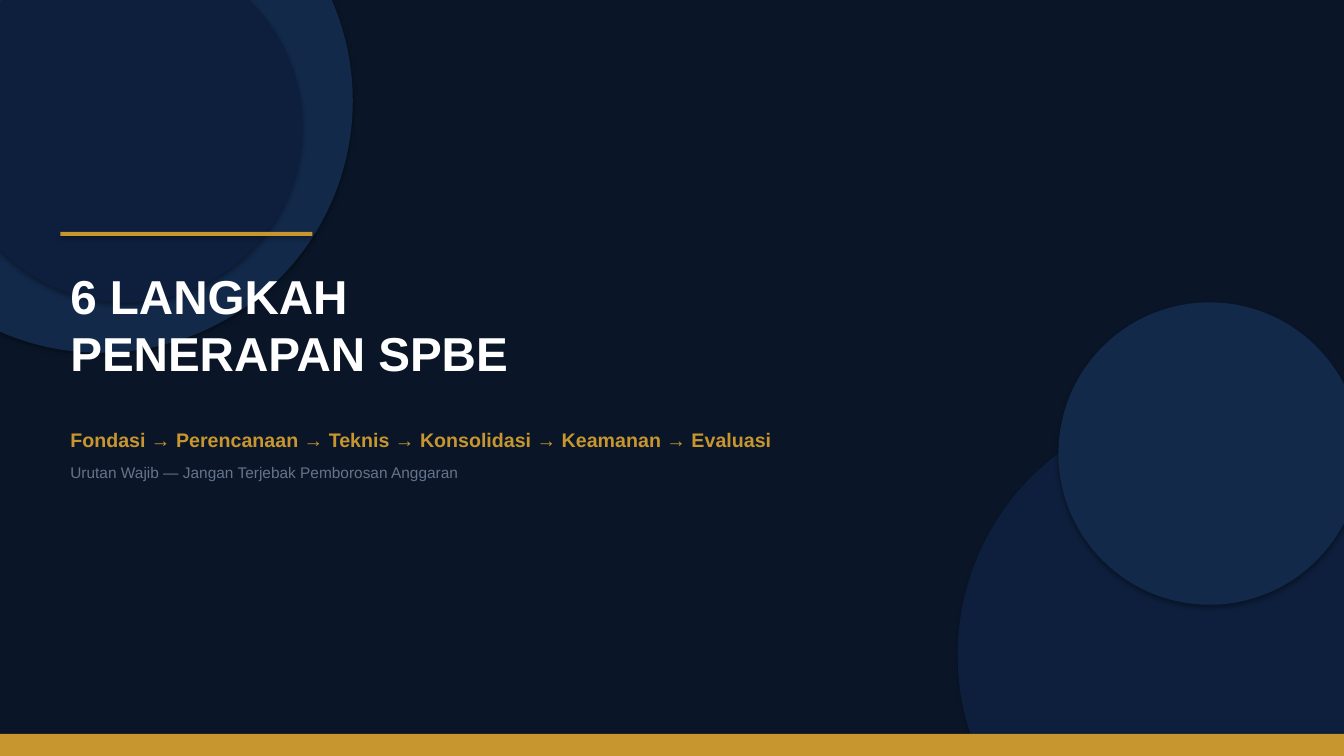
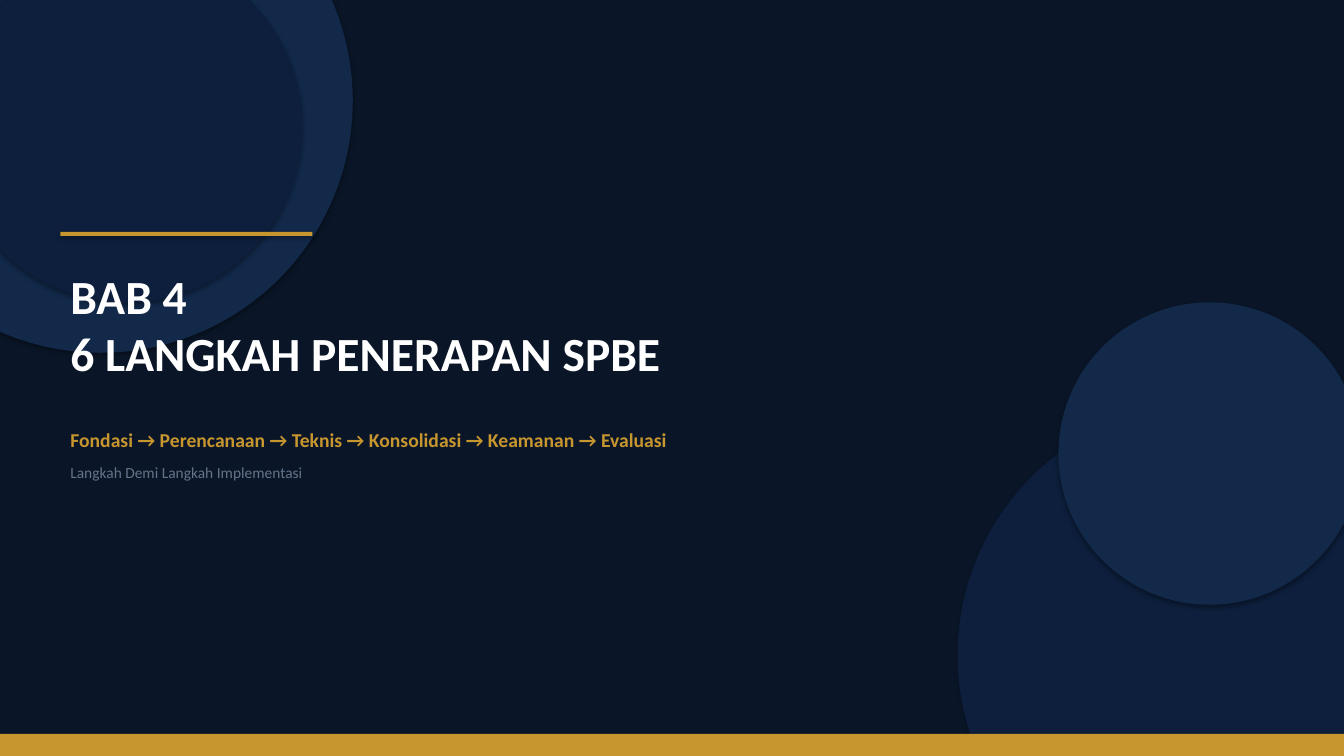
Before and after one commit to rahadiana/coba_ppt, a slide deck: slide 10 of SPBE_Transformasi_Birokrasi.pptx. Drawn at 1344x756 pixels with LibreOffice and Linux fonts; fonts in the diff are those of the drawing. Boxes give left, top, right and bottom in pixels: in the first picture for what was removed or moved away, otherwise in the second. Text is boxed around its words. In the diff, an @@ line names an element or a change of style, - is before the commit and + after.

Commit message:
fix: update agent.md & buat_ppt_generik.py — referensi semua file src/ + perbaiki PPT SPBE

```diff
--- a/SPBE_Transformasi_Birokrasi.pptx
+++ b/SPBE_Transformasi_Birokrasi.pptx
@@ text at (70, 283, 661, 372): text changed; font Arial to Calibri @@
-6 LANGKAH
-PENERAPAN SPBE
+BAB 4
+6 LANGKAH PENERAPAN SPBE
@@ text "Fondasi → Perencanaan → Teknis ..." at (70, 433, 666, 447): font Arial to Calibri @@
@@ text at (70, 467, 302, 481): text changed; font Arial to Calibri @@
-Urutan Wajib — Jangan Terjebak Pemborosan Anggaran
+Langkah Demi Langkah Implementasi
```
Also in this commit, not shown: 15 other slides changed, 2 other files.
